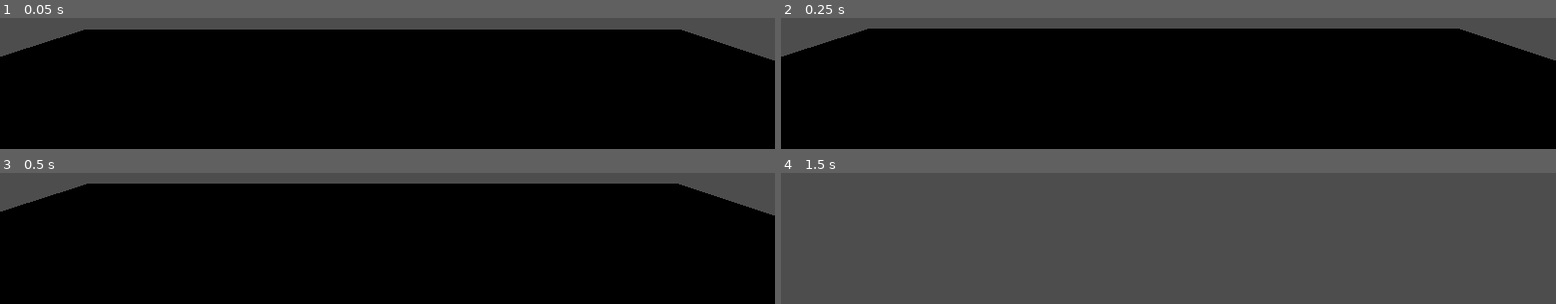
Above: before the commit, frames 1-4 (two rows, left to right).
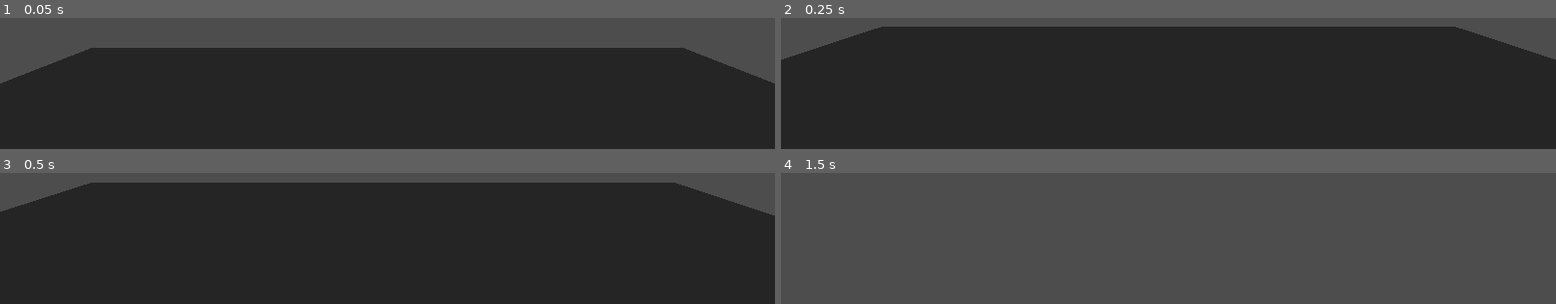
Above: after the commit, the same moments.

Repository: skibbl-dev/Horror-Renegades
Game: Godot game, scene res://scenes/main_scene.tscn
The game is run twice, just before and just after one commit, with the same random seed, the same clock (stepped at 60 frames per second) and the same inputs. Before the commit the project has no main scene; this scene is started directly in both runs.
Inputs (mouse positions are in pixels of both pictures, inside the frame that each line leads up to):
- Up to frame 1 (0.05 s): no input
- Up to frame 2 (0.25 s): no input
- Up to frame 3 (0.5 s): no input
- Up to frame 4 (1.5 s): move the mouse to (outside the picture) at 0.52 s; hold W (forward) from 0.53 s (still down); tap E (interact) at 0.6 s; tap Space (jump) at 0.77 s; move the mouse to (outside the picture) at 1.27 s; tap Shift (sprint) at 1.35 s

The runs differ from the first frame. In frame 1, 89% of the frame differs, in the area x 0-100%, y 8-100%; in frame 2, 90%, in the area x 0-100%, y 6-100%; in frame 3, 90%; in frame 4, nothing differs.

Commit message:
world environment

Diff:
--- a/project.godot
+++ b/project.godot
@@ -11,6 +11,7 @@
 [application]
 
 config/name="SkibDibHorror"
+run/main_scene="uid://bd5dnn6jiitf3"
 config/features=PackedStringArray("4.6", "GL Compatibility")
 config/icon="res://icon.svg"
 
--- a/scenes/main_scene.tscn
+++ b/scenes/main_scene.tscn
@@ -9,10 +9,12 @@
 [sub_resource type="BoxMesh" id="BoxMesh_gubc5"]
 size = Vector3(10, 1, 10)
 
+[sub_resource type="Environment" id="Environment_pw63i"]
+
 [node name="MainScene" type="Node3D" unique_id=271970607]
 
 [node name="StaticBody3D" type="StaticBody3D" parent="." unique_id=1249919163]
-transform = Transform3D(1, 0, 0, 0, 1, 0, 0, 0, 1, 0, -0.9611598, 0)
+transform = Transform3D(1, 0, 0, 0, 1, 0, 0, 0, 1, 0, -1.7337344, 0)
 
 [node name="CollisionShape3D" type="CollisionShape3D" parent="StaticBody3D" unique_id=587109268]
 shape = SubResource("BoxShape3D_pu3yx")
@@ -24,3 +26,6 @@
 transform = Transform3D(1, 0, 0, 0, 1, 0, 0, 0, 1, 0, 0, 1.642163)
 
 [node name="Player" parent="." unique_id=882706492 instance=ExtResource("2_7ykc4")]
+
+[node name="WorldEnvironment" type="WorldEnvironment" parent="." unique_id=569487553]
+environment = SubResource("Environment_pw63i")
